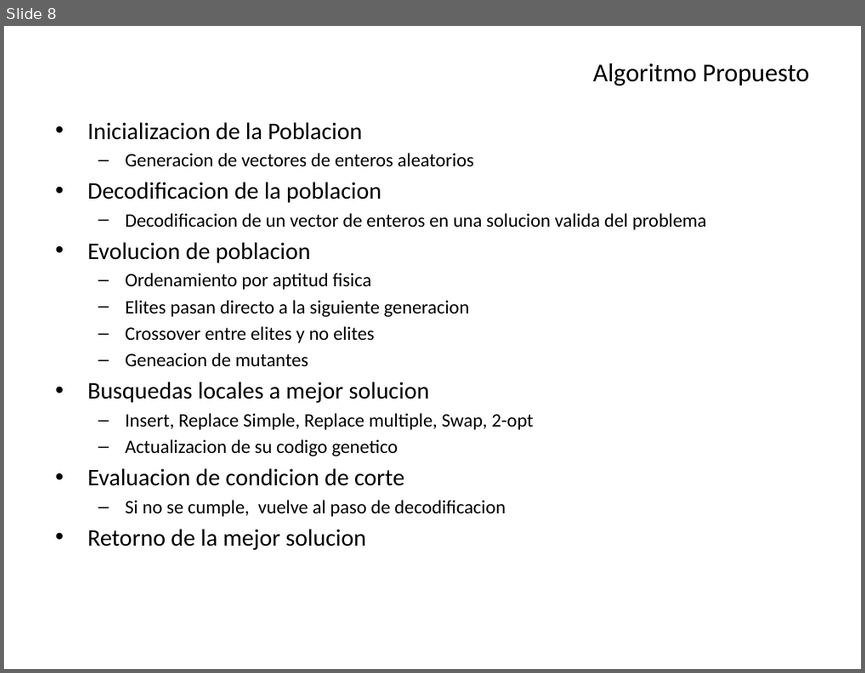
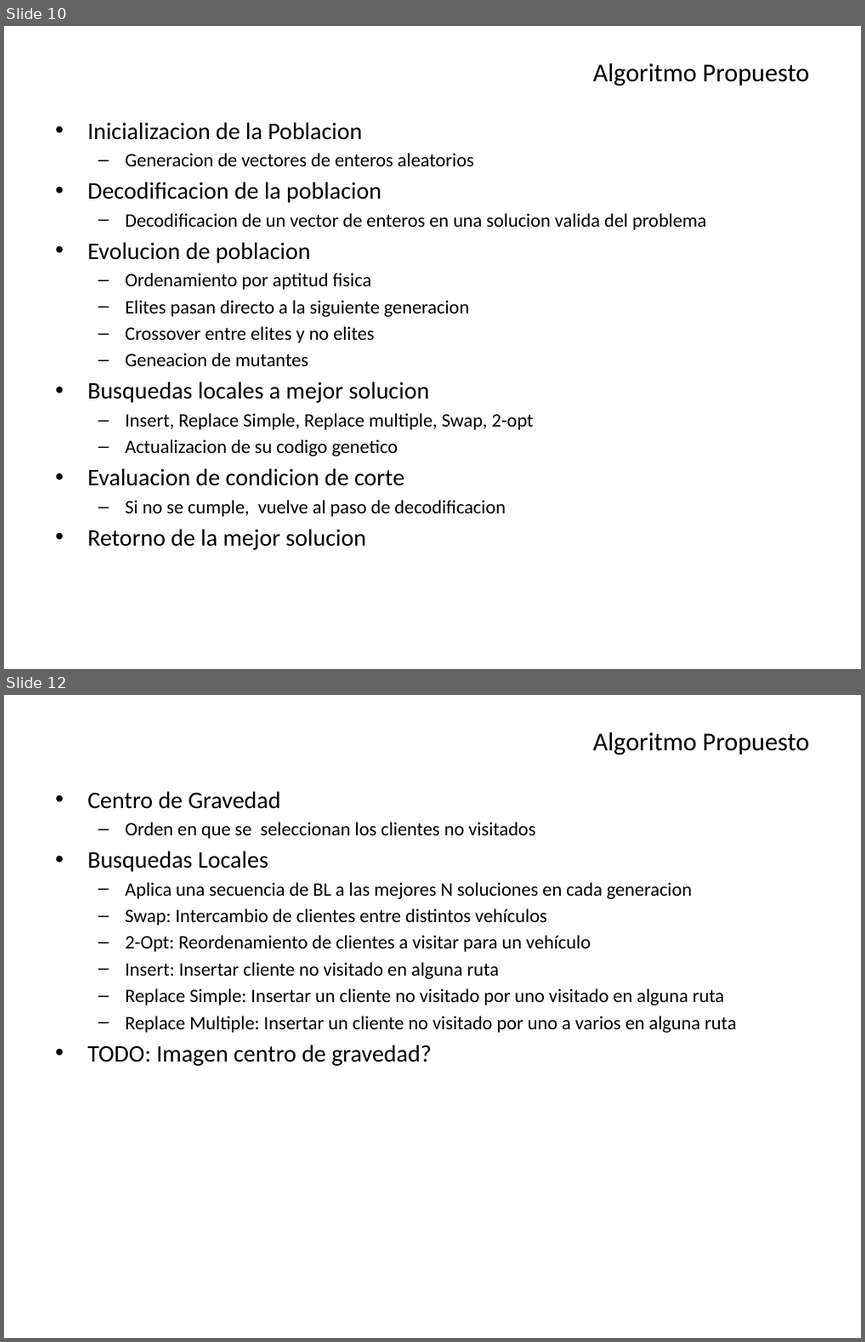
Before and after one commit to Aleitox/TopBrkga, a slide deck: TesisPaper/Defensa/Biased Random Key Genetic Algorithm.pptx. Shown one above the other, each under a label of ours: slide 8 before the commit, slides 10 and 12 after it; the slides between them are not shown. The pictures are 865x673 and 865x1342 pixels, drawn with LibreOffice and Linux fonts; fonts in the diff are those of the drawing. Boxes give left, top, right and bottom in pixels: in the first picture for what was removed or moved away, otherwise in the second. Text is boxed around its words. In the diff, an @@ line names an element or a change of style, - is before the commit and + after.

```diff
--- a/TesisPaper/Defensa/Biased Random Key Genetic Algorithm.pptx
+++ b/TesisPaper/Defensa/Biased Random Key Genetic Algorithm.pptx
@@ slide 12 added at bbox=[4, 695, 861, 1338], background #FFFFFF @@
@@ title added at bbox=[593, 732, 810, 755], 21.6 pt, text #000000 @@
+Algoritmo Propuesto
@@ text added at bbox=[87, 791, 736, 1066], 16 pt, text #000000 @@
+• Centro de Gravedad
+  – Orden en que se seleccionan los clientes no visitados
+• Busquedas Locales
+  – Aplica una secuencia de BL a las mejores N soluciones en cada generacion
+  – Swap: Intercambio de clientes entre distintos vehículos
+  – 2-Opt: Reordenamiento de clientes a visitar para un vehículo
+  – Insert: Insertar cliente no visitado en alguna ruta
+  – Replace Simple: Insertar un cliente no visitado por uno visitado en alguna ruta
+  – Replace Multiple: Insertar un cliente no visitado por uno a varios en alguna ruta
+• TODO: Imagen centro de gravedad?
@@ what was slide 8 is now slide 10 @@
```
Also in this commit, not shown: 6 slides changed, 6 other slides added, 5 other files.
